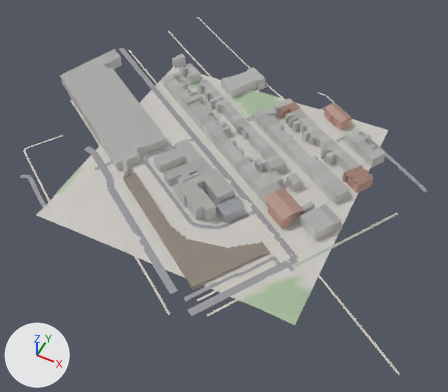
The glTF model game/world/tile_-3_-6.glb: old version first, new version second.
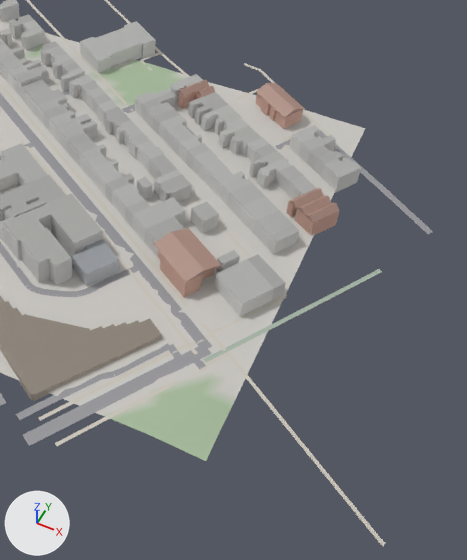
The first picture shows the older version from a 50 mm camera at (-449.0, 1029.0, 450.0) aimed at (-635.0, 1401.0, -16.0). The close-ups show the older and then the newer version on the part from 39% to 100% of the width and 14% to 98% of the height of that picture. Only the edits that show in the close-ups are written down. Every picture has the same lights, and +X, +Y and +Z are marked at lower left. Where no turn or scale is listed for an object, it has been applied to the vertices.

Before the edit, the objects in view are built like this:
```python
me_buildings = bpy.data.meshes.new('buildings')
me_buildings.from_pydata(...)  # 2190 vertices, 3030 faces; spans x -865.0..-503.0, y 1274.0..1562.0, z 8.0..30.0
me_buildings.materials.append(mat_defaultmaterial)
me_roads = bpy.data.meshes.new('roads')
me_roads.from_pydata(...)  # 1048 vertices, 616 faces; spans x -843.0..-426.0, y 1243.0..1637.0, z 10.0..14.0
me_roads.materials.append(mat_defaultmaterial_001)
me_terrain = bpy.data.meshes.new('terrain')
me_terrain.from_pydata(...)  # 1089 vertices, 2048 faces; spans x -768.0..-512.0, y 1280.0..1536.0, z 10.0..15.0
me_terrain.materials.append(mat_defaultmaterial_002)
ob_buildings = bpy.data.objects.new('buildings', me_buildings)
ob_buildings.location = (0.0, 0.0, 0.0)
ob_roads = bpy.data.objects.new('roads', me_roads)
ob_roads.location = (0.0, 0.0, 0.0)
ob_terrain = bpy.data.objects.new('terrain', me_terrain)
ob_terrain.location = (0.0, 0.0, 0.0)
```
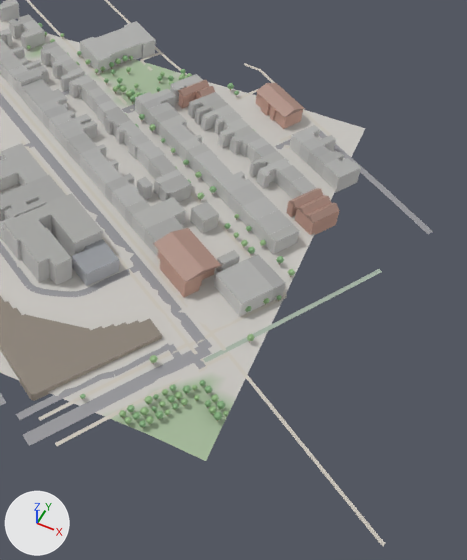
What differs and where, as boxes [x1, y1, x2, y2] in the close-ups (467 x 560 px):
'props', added: after [27, 23, 295, 428]

The change in detail:
Mesh me_props is new.
It has 3144 vertices, 5240 faces and spans x -756.0..-512.0, y 1279.0..1538.0, z 11.0..21.0.
It uses material mat_defaultmaterial_002.
Object 'props' (ob_props) is new; it shows me_props.
Its location is (0.0, 0.0, 0.0).
